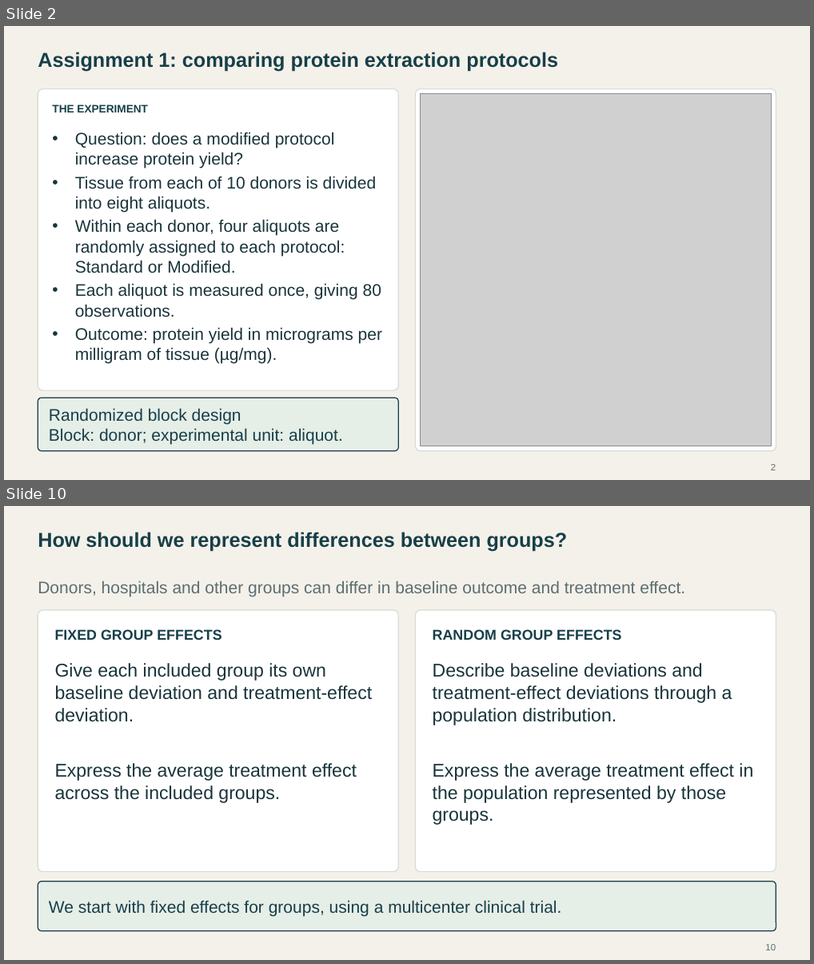
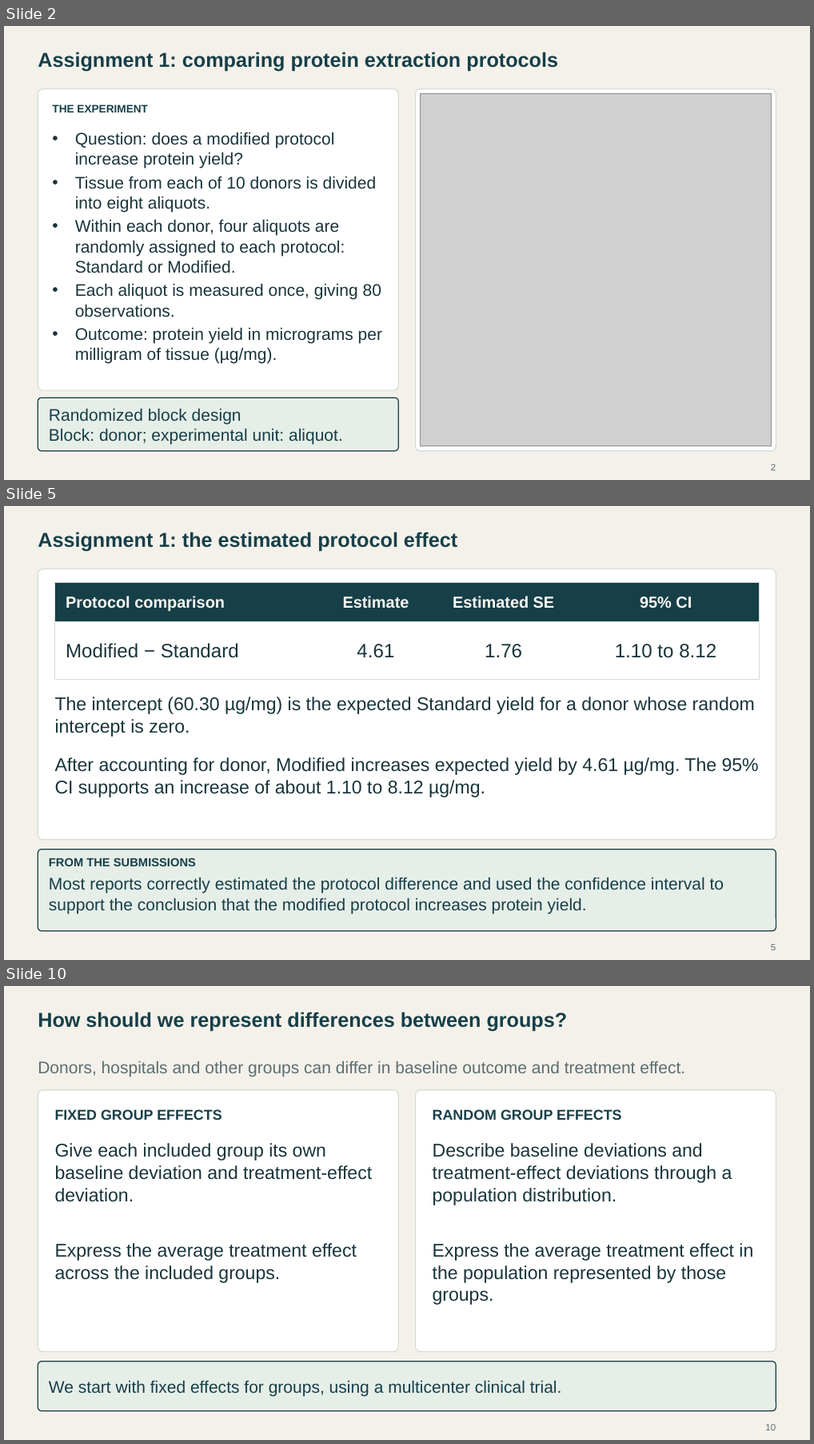
Before and after one commit to Postmus/BeyondMLR, a slide deck: lectures_2627/week2/Beyond_MLR_Week_2.pptx. Shown one above the other, each under a label of ours: slides 2 and 10 before the commit, slides 2, 5 and 10 after it; the slides between them are not shown. The pictures are 814x964 and 814x1444 pixels, drawn with LibreOffice and Linux fonts; fonts in the diff are those of the drawing; grey boxes stand for pictures. Boxes give left, top, right and bottom in pixels: in the first picture for what was removed or moved away, otherwise in the second. Text is boxed around its words. In the diff, an @@ line names an element or a change of style, - is before the commit and + after.

Commit message:
Revise Week 2 assignment walkthrough and submission feedback

```diff
--- a/lectures_2627/week2/Beyond_MLR_Week_2.pptx
+++ b/lectures_2627/week2/Beyond_MLR_Week_2.pptx
@@ slide 5 added at (x1=4, y1=506, x2=810, y2=960), background #F4F1EA @@
@@ text added at (x1=38, y1=532, x2=458, y2=552), 24 pt, text #173F48, bold @@
+Assignment 1: the estimated protocol effect
@@ rounded rectangle added at (x1=38, y1=569, x2=777, y2=840), fill #FFFFFF, outline #D3DDD6 1.1 pt @@
@@ rectangle added at (x1=55, y1=582, x2=759, y2=621), fill #173F48, outline #D3DDD6 1.1 pt @@
@@ text added at (x1=66, y1=596, x2=225, y2=611), 19 pt, text #FAF8F2, bold @@
+Protocol comparison
@@ text added at (x1=343, y1=596, x2=410, y2=608), 19 pt, text #FAF8F2, bold @@
+Estimate
@@ text added at (x1=453, y1=596, x2=555, y2=608), 19 pt, text #FAF8F2, bold @@
+Estimated SE
@@ text added at (x1=640, y1=596, x2=692, y2=608), 19 pt, text #FAF8F2, bold @@
+95% CI
@@ rectangle added at (x1=55, y1=621, x2=759, y2=679), fill #FFFFFF, outline #D3DDD6 1.1 pt @@
@@ text added at (x1=66, y1=643, x2=239, y2=658), 23 pt, text #19343B @@
+Modified − Standard
@@ text added at (x1=357, y1=644, x2=394, y2=658), 23 pt, text #19343B @@
+4.61
@@ text added at (x1=485, y1=644, x2=522, y2=658), 23 pt, text #19343B @@
+1.76
@@ text added at (x1=615, y1=644, x2=717, y2=658), 23 pt, text #19343B @@
+1.10 to 8.12
@@ text added at (x1=55, y1=696, x2=755, y2=736), 22 pt, text #19343B @@
+The intercept (60.30 µg/mg) is the expected Standard yield for a donor whose random intercept is zero.
@@ text added at (x1=55, y1=757, x2=759, y2=797), 22 pt, text #19343B @@
+After accounting for donor, Modified increases expected yield by 4.61 µg/mg. The 95% CI supports an increase of about 1.10 to 8.12 µg/mg.
@@ rounded rectangle added at (x1=38, y1=849, x2=777, y2=931), fill #E6EEE8, outline #173F48 1.2 pt @@
@@ text added at (x1=49, y1=857, x2=196, y2=866), 14 pt, text #173F48, bold @@
+FROM THE SUBMISSIONS
@@ text added at (x1=49, y1=876, x2=725, y2=913), 20 pt, text #173F48 @@
+Most reports correctly estimated the protocol difference and used the confidence interval to support the conclusion that the modified protocol increases protein yield.
@@ page number added at (x1=771, y1=944, x2=776, y2=950), 11 pt, text #5C6E72 @@
+5
```
Also in this commit, not shown: 1 slide changed, 5 other slides added, 6 slides removed, 24 other files.
